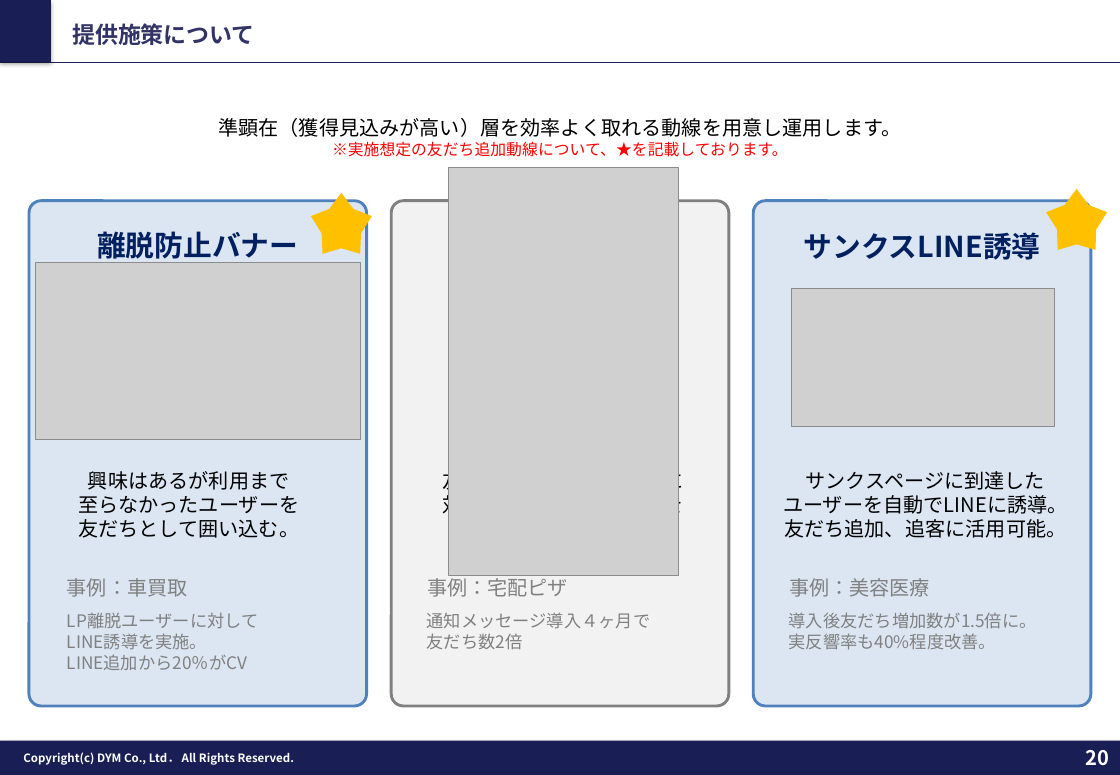
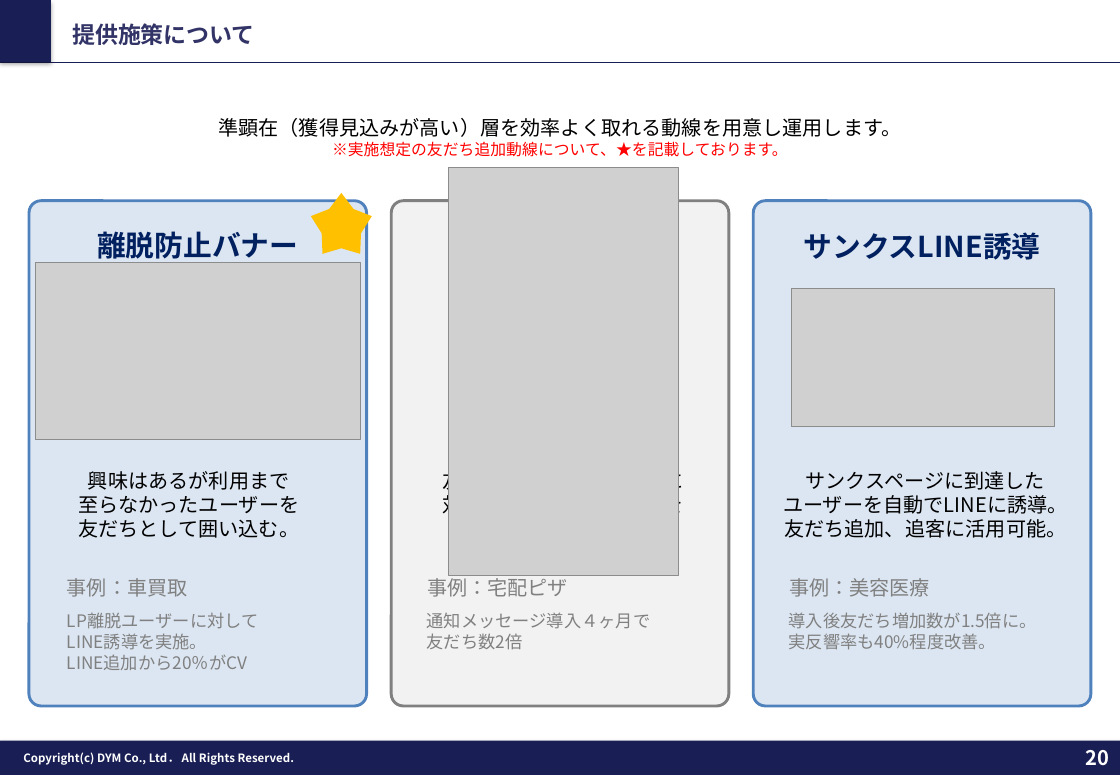
Before and after one commit to tonomura-r-dev/folder, a slide deck: slide 20 of 202610_株式会社あらうち御中_LINE公式アカウント運用のご提案_v8.pptx. Drawn at 1120x775 pixels with LibreOffice and Linux fonts; fonts in the diff are those of the drawing; grey boxes stand for pictures; background and template pictures are left out. Boxes give left, top, right and bottom in pixels: in the first picture for what was removed or moved away, otherwise in the second. Text is boxed around its words. In the diff, an @@ line names an element or a change of style, - is before the commit and + after.

```diff
--- a/202610_株式会社あらうち御中_LINE公式アカウント運用のご提案_v8.pptx
+++ b/202610_株式会社あらうち御中_LINE公式アカウント運用のご提案_v8.pptx
@@ star removed at (1047,189,1108,250) @@
```
Also in this commit, not shown: 8 other slides changed, 6 other files.
